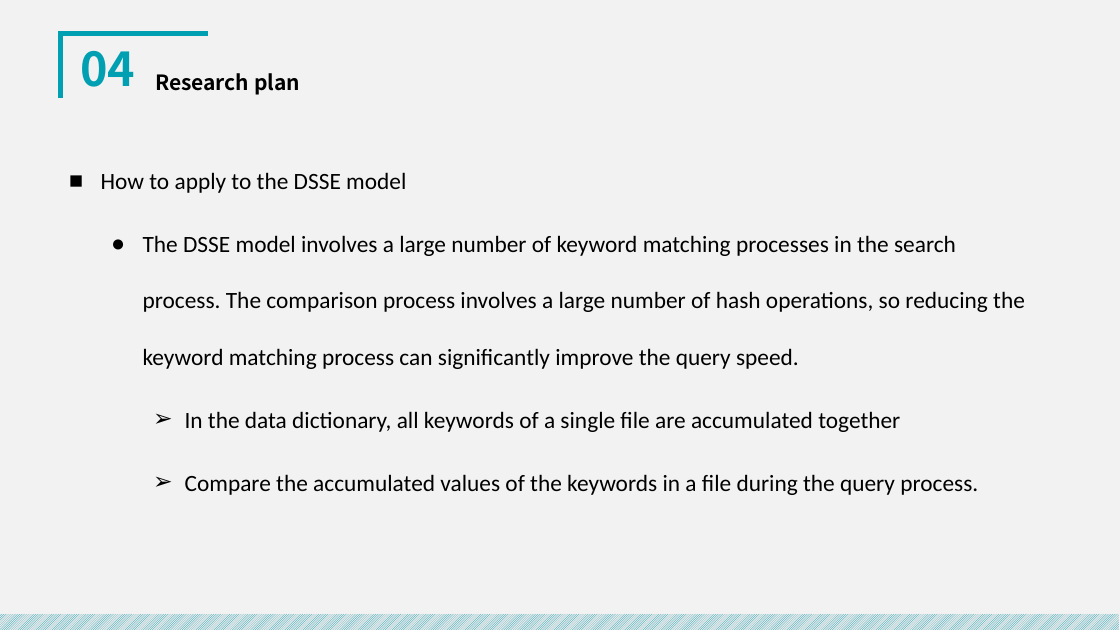
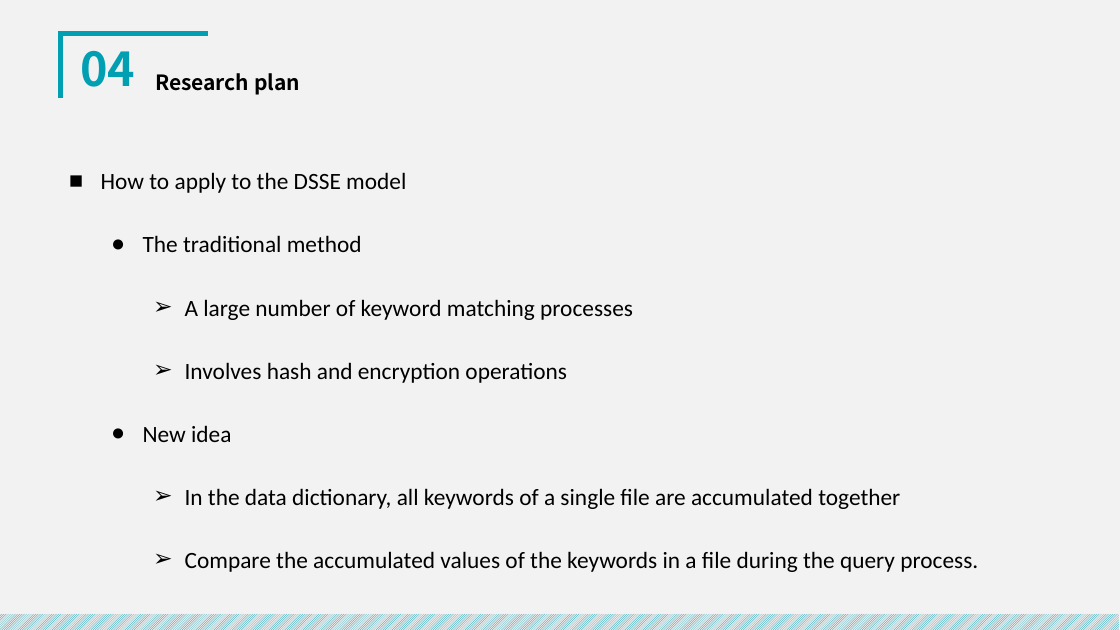
Before and after one commit to royalvald/MediumTest, a slide deck: slide 21 of 开题/中期答辩.pptx (slide 20 before the commit). Drawn at 1120x630 pixels with LibreOffice and Linux fonts; fonts in the diff are those of the drawing. Boxes give left, top, right and bottom in pixels: in the first picture for what was removed or moved away, otherwise in the second. Text is boxed around its words. In the diff, an @@ line names an element or a change of style, - is before the commit and + after.

```diff
--- a/开题/中期答辩.pptx
+++ b/开题/中期答辩.pptx
@@ text at (143, 235, 633, 442): text changed @@
-  ● The DSSE model involves a large number of keyword matching processes in the search process. The comparison process involves a large number of hash operations, so reducing the keyword matching process can significantly improve the query speed.
+  ● The traditional method
+    ➢ A large number of keyword matching processes
+    ➢ Involves hash and encryption operations
+  ● New idea
```
Also in this commit, not shown: 15 other slides changed, 4 slides added, 1 slide removed, 3 other files.
